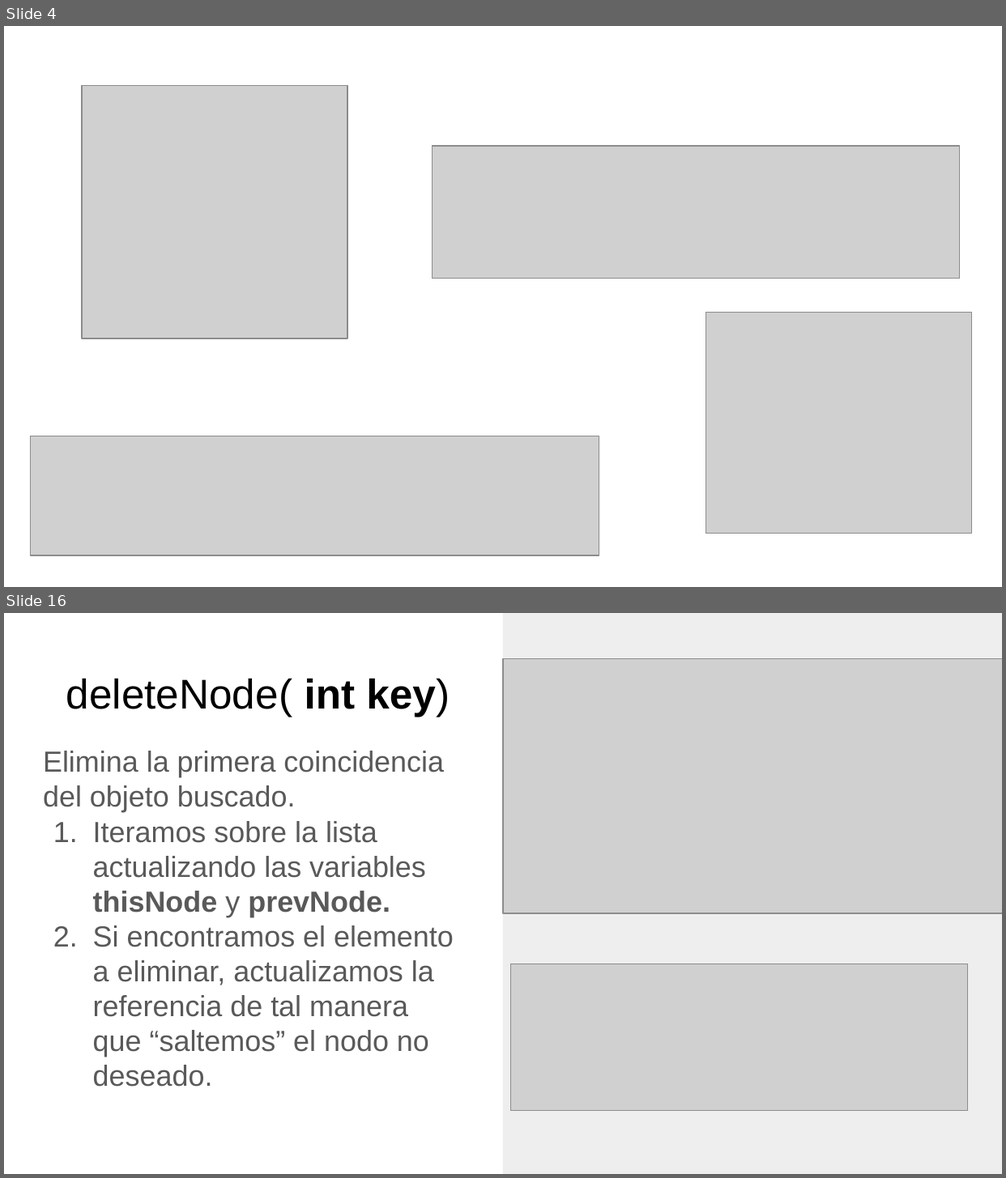
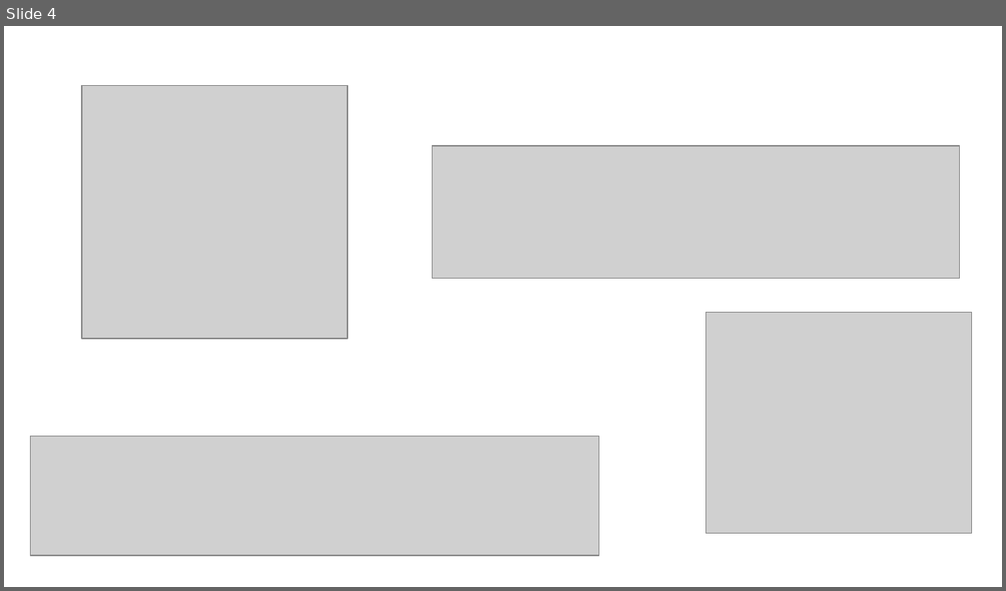
Before and after one commit to OMardil/INFO2, a slide deck: MOD11_Listas/01 Presentacion/INFO2_MOD11-Listas.pptx. Shown one above the other, each under a label of ours: slides 4 and 16 before the commit, slide 4 after it; the slides between them are not shown. The pictures are 1006x1178 and 1006x591 pixels, drawn with LibreOffice and Linux fonts; fonts in the diff are those of the drawing; grey boxes stand for pictures. Boxes give left, top, right and bottom in pixels: in the first picture for what was removed or moved away, otherwise in the second. Text is boxed around its words. In the diff, an @@ line names an element or a change of style, - is before the commit and + after.

```diff
--- a/MOD11_Listas/01 Presentacion/INFO2_MOD11-Listas.pptx
+++ b/MOD11_Listas/01 Presentacion/INFO2_MOD11-Listas.pptx
@@ slide 16 removed at bbox=[4, 613, 1002, 1174], background #FFFFFF @@
@@ rectangle removed at bbox=[503, 613, 1002, 1174] @@
@@ picture removed at bbox=[503, 659, 1002, 914] @@
@@ title removed at bbox=[66, 678, 450, 717] @@
-deleteNode( int key)
@@ subtitle removed at bbox=[43, 751, 454, 1087] @@
-Elimina la primera coincidencia del objeto buscado.
-1. Iteramos sobre la lista actualizando las variables thisNode y prevNode.
-2. Si encontramos el elemento a eliminar, actualizamos la referencia de tal manera que “saltemos” el nodo no deseado.
@@ picture removed at bbox=[511, 965, 968, 1111] @@
```
Also in this commit, not shown: 5 slides changed, 5 slides added, 10 other slides removed, 14 other files.
